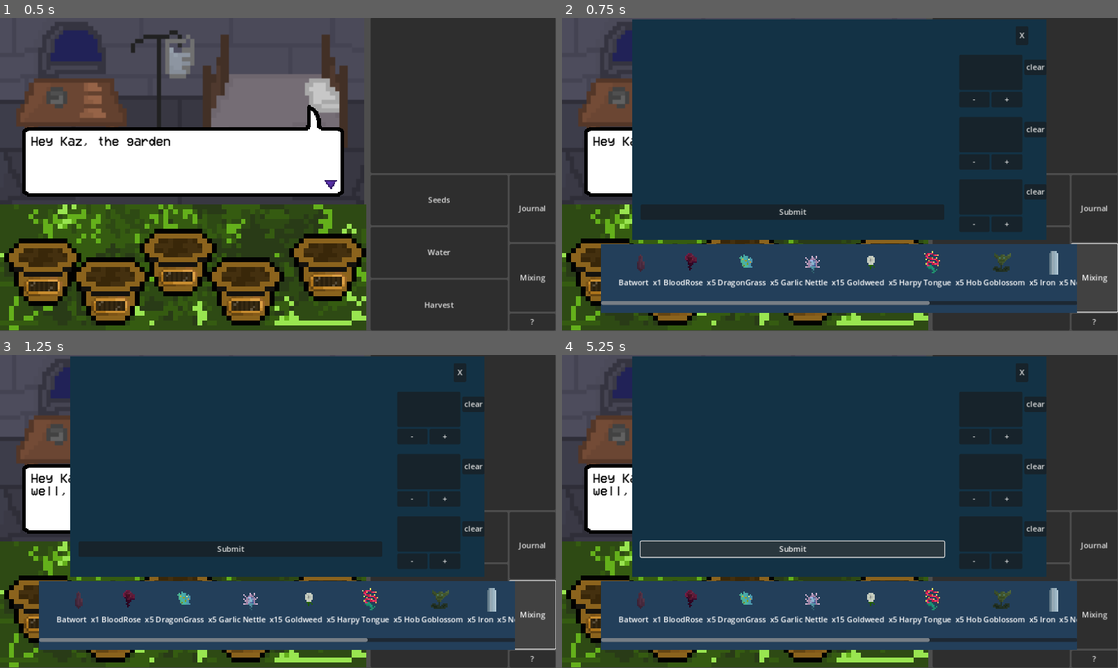
Above: before the commit, frames 1-4 (two rows, left to right).
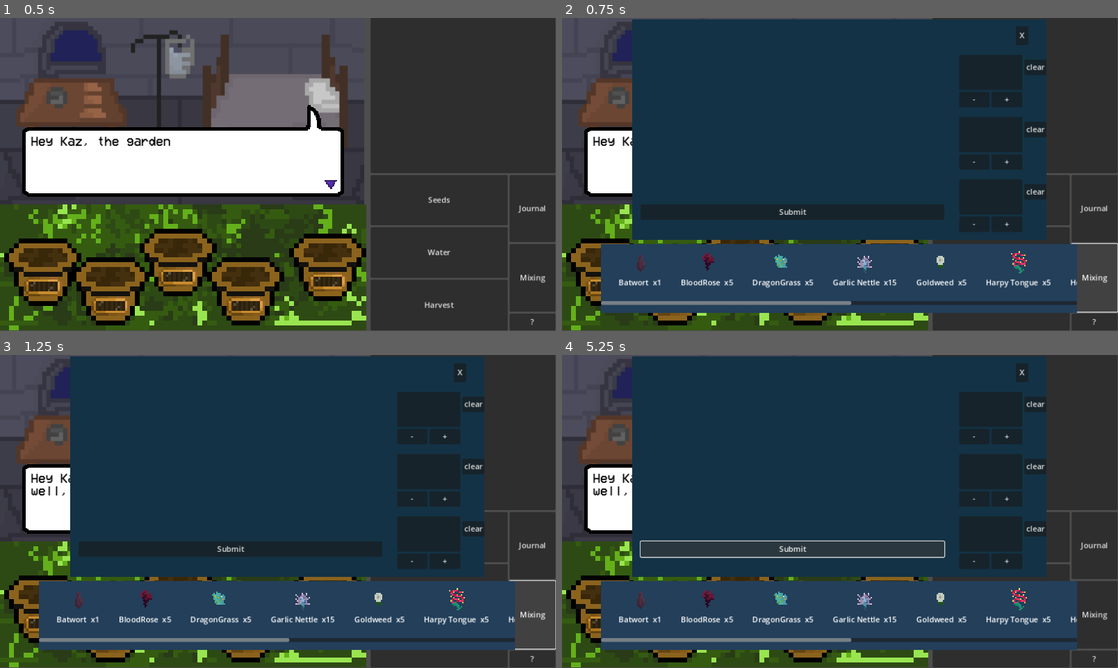
Above: after the commit, the same moments.

Repository: Chasmessian/Shadow-Alchemy
Game: Godot game, scene res://world.tscn
The game is run twice, just before and just after one commit, with the same random seed, the same clock (stepped at 60 frames per second) and the same inputs.
Inputs:
- Up to frame 1 (0.5 s): no input
- Up to frame 2 (0.75 s): click "Mixing" at 0.5 s
- Up to frame 3 (1.25 s): no input
- Up to frame 4 (5.25 s): click "Seeds" at 1.25 s; click "Water" at 2 s; click "Harvest" at 2.75 s; click "Journal" at 3.5 s; click "?" at 4.25 s; click "Submit" at 5 s

Frame 1 is identical in both runs. In frame 2, 2.0% of the frame differs, in the area x 18-93%, y 74-92%; in frame 3, 2.0%; in frame 4, 2.0%.

Commit message:
mixing and work on curses

Diff:
--- a/Afflictions/Base/affliction.gd
+++ b/Afflictions/Base/affliction.gd
@@ -1,7 +1,24 @@
 class_name affliction
 extends Node
-var age = 0 #how long ago it was gained in days, 0 by default, will be randomized
+var solutionIngredients = []
+func ratePotion(potion, doses):
+	var pointsEarned = 10
+	var perfect = true
+	#10 points possible
+	#3 allocated for each slot
+	#1 extra if all is perfect
 
-func ratePotion(potion):
-	pass
+	#3 if all correct
+	#1 if dose incorrect
+	#0 if ingredient incorrect
+
+	for i in range(3):
+		if(potion.ingredients[i]!=solutionIngredients[i]):
+			pointsEarned-=3
+			perfect = false
+		elif(potion.doses[i]!=doses[i]):
+			pointsEarned-=2
+			perfect = false
+	if(!perfect):
+		pointsEarned-=1
 	#will have if statements to see if potion matches the requirements
--- /dev/null
+++ b/Afflictions/Common Mould.gd
@@ -0,0 +1,7 @@
+class_name common_mould
+extends affliction
+func _init():
+	solutionIngredients = [Silverleaf, GarlicNettle, DragonGrass]
+#var solutionDoses = []
+func cure(potion):
+	pass
--- /dev/null
+++ b/Afflictions/vampirism.gd
@@ -0,0 +1,8 @@
+class_name vampirism
+extends affliction
+func _init():
+	solutionIngredients = [Batwort, GarlicNettle, Potato]
+func cure(potion, stats):
+	var garlicAmount = floor(stats.curseAge/2)
+	var doses = [3,garlicAmount, garlicAmount/2]
+	ratePotion(potion, doses)
--- a/Patients/Base/Patient.gd
+++ b/Patients/Base/Patient.gd
@@ -1,11 +1,11 @@
 extends Node2D
-var isAdult : bool = true
-var age : int = 20
-var weight : int = 75 #in kg
-var affliction = null
-var species = "human"
-
+var stats = patientStats.new()
+var curse = null
+var species = Human
 func ratePotion(potion):
-	#bunch of if statements
+	var points = 0
+	if(curse==null or species == null):
+		return
+	points += curse.cure(potion, stats)
 	#then add the rating from the affliction
 	pass
--- a/Patients/Base/Species/Human/Human.gd
+++ b/Patients/Base/Species/Human/Human.gd
@@ -1,4 +1,4 @@
-class_name  Human
+class_name Human
 extends Species
 func rate_potion(potion):
 	if(potion.contains(ShadowWood)):
--- /dev/null
+++ b/Patients/Base/patientStats.gd
@@ -0,0 +1,6 @@
+class_name patientStats
+extends Node
+var isAdult : bool = true
+var age : int = 20
+var weight : int = 75 #in kg
+var curseAge = 0 #how long ago the curse was gained in days, 0 by default, will be randomized
--- a/UI/MixingScene/Mixing.gd
+++ b/UI/MixingScene/Mixing.gd
@@ -44,8 +44,9 @@
 	slot.name = str(i)
 			#print(i)
 	slot.drag.connect(drag)
+	slot.delete.connect(deleteInvSlot)
 	inventoryControl.add_child(slot)
-	#inventoryControl.add_child(load("res://UI/MixingScene/spacing.tscn").instantiate())
+	inventoryControl.add_child(load("res://UI/MixingScene/spacing.tscn").instantiate())
 
 func closeMenu():
 	for i in ingredientSlots:
@@ -62,6 +63,12 @@
 	draggedIngredient.texture = newIngredient.texture
 	add_child(draggedIngredient)
 	draggedIngredient.dropped.connect(droppedDrag)
+func deleteInvSlot(ingredient):
+	for i in range(inventoryControl.get_child_count()):
+		if(inventoryControl.get_child(i) is mixingItemSlot):
+			if(inventoryControl.get_child(i).ingredient == ingredient):
+				inventoryControl.get_child(i).queue_free()
+				inventoryControl.get_child(i+1).queue_free() #deletes control node immediately after
 
 func droppedDrag(node):
 	for i in ingredientSlots:
--- a/UI/MixingScene/draggedItem.gd
+++ b/UI/MixingScene/draggedItem.gd
@@ -3,5 +3,8 @@
 func _process(delta):
 	position = get_global_mouse_position()
 	position += Vector2(-45,-45)
+	#rotation_degrees += Input.get_last_mouse_velocity().x/100
+	rotation_degrees = lerpf(rotation_degrees, Input.get_last_mouse_velocity().x/50, delta*10)
+	rotation_degrees = clampf(rotation_degrees,-45,45)
 	if(Input.is_action_just_released("click")):
 		dropped.emit(self)
--- a/UI/MixingScene/draggedItem.tscn
+++ b/UI/MixingScene/draggedItem.tscn
@@ -10,7 +10,6 @@
 anchor_bottom = 1.0
 grow_horizontal = 2
 grow_vertical = 2
-rotation = 0.0610865
 scale = Vector2(6, 6)
 size_flags_horizontal = 3
 size_flags_vertical = 3
--- a/UI/MixingScene/itemSlot.gd
+++ b/UI/MixingScene/itemSlot.gd
@@ -1,7 +1,9 @@
+class_name mixingItemSlot
 extends VBoxContainer
 @export var ingredient : Script = null
 var ingredientMade = null
 signal drag(ingred)
+signal delete(ingred) #so that Mixing scene can properly delete this node as well as the spacing control node
 func _ready():
 	ingredientMade = ingredient.new()
 	$TextureRect.texture = ingredientMade.texture
@@ -10,7 +12,7 @@
 	$Label.text = ingredientMade.label + "  x" + str(Inventory.storage[ingredient])
 	if(ingredient in Inventory.storage.keys()):
 		if(Inventory.storage[ingredient]<=0):
-			queue_free()
+			delete.emit(ingredient)
 
 func updateLabel():
 	$Label.text = ingredientMade.label + "  x" + str(Inventory.storage[ingredient])
--- a/UI/MixingScene/itemSlot.tscn
+++ b/UI/MixingScene/itemSlot.tscn
@@ -20,8 +20,8 @@
 stretch_mode = 4
 
 [node name="Label" type="Label" parent="."]
+custom_minimum_size = Vector2(80, 0)
 layout_mode = 2
-size_flags_horizontal = 0
 size_flags_vertical = 3
 text = "ITEM"
 
Not shown, added: UI/MixingScene/MixE97E.tmp
